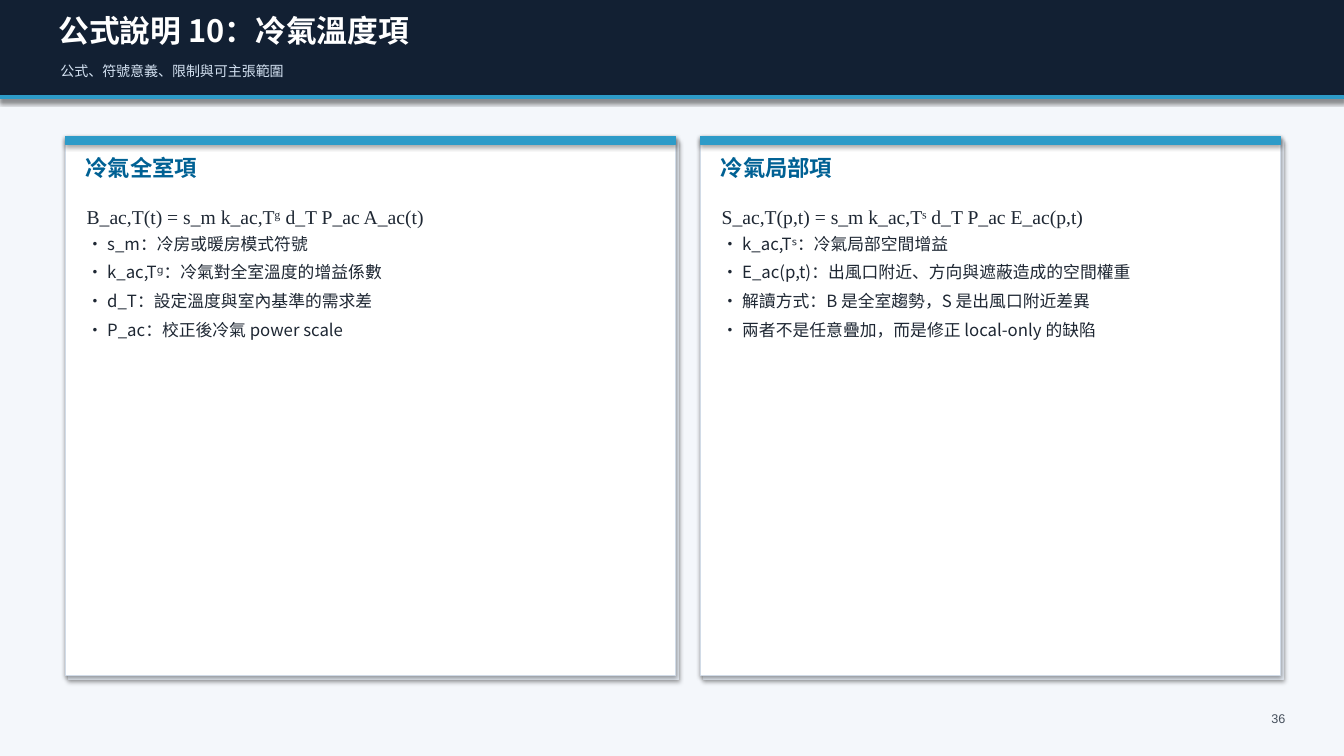
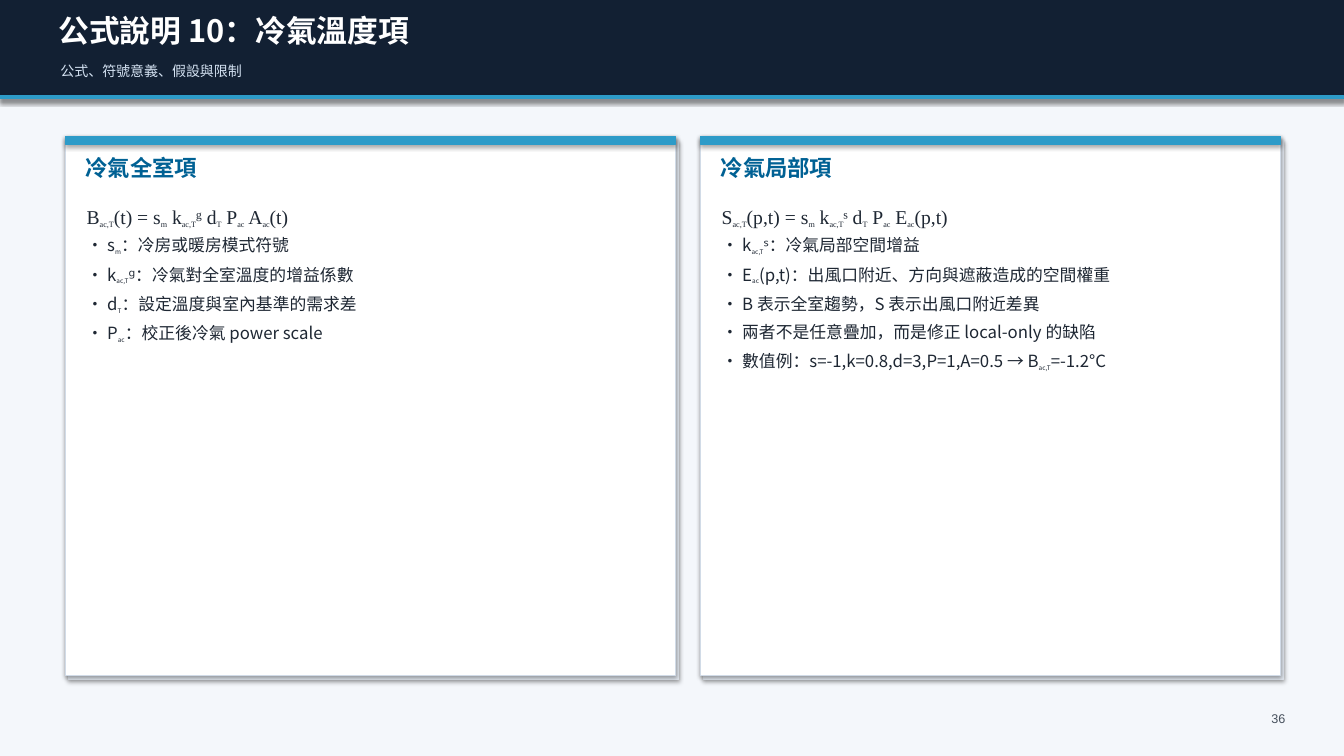
Before and after one commit to Yunitrish006006/A-Spatial-Digital-Twin-Prototype-for-Indoor-Spaces-with-Environmental-Factors, a slide deck: slide 36 of docs/papers/thesis/thesis_presentation_zh_30min.pptx. Drawn at 1344x756 pixels with LibreOffice and Linux fonts; fonts in the diff are those of the drawing. Boxes give left, top, right and bottom in pixels: in the first picture for what was removed or moved away, otherwise in the second. Text is boxed around its words. In the diff, an @@ line names an element or a change of style, - is before the commit and + after.

```diff
--- a/docs/papers/thesis/thesis_presentation_zh_30min.pptx
+++ b/docs/papers/thesis/thesis_presentation_zh_30min.pptx
@@ text at [60,64,241,77]: text changed @@
-公式、符號意義、限制與可主張範圍
+公式、符號意義、假設與限制
@@ text at [100,210,357,343]: text changed @@
-B_ac,T(t) = s_m k_ac,Tᵍ d_T P_ac A_ac(t)
-• s_m：冷房或暖房模式符號
-• k_ac,Tᵍ：冷氣對全室溫度的增益係數
-• d_T：設定溫度與室內基準的需求差
-• P_ac：校正後冷氣 power scale
+Bac,T(t) = sm kac,Tᵍ dT Pac Aac(t)
+• sm：冷房或暖房模式符號
+• kac,Tᵍ：冷氣對全室溫度的增益係數
+• dT：設定溫度與室內基準的需求差
+• Pac：校正後冷氣 power scale
@@ text at [733,210,1110,312]: text changed @@
-S_ac,T(p,t) = s_m k_ac,Tˢ d_T P_ac E_ac(p,t)
-• k_ac,Tˢ：冷氣局部空間增益
-• E_ac(p,t)：出風口附近、方向與遮蔽造成的空間權重
-• 解讀方式：B 是全室趨勢，S 是出風口附近差異
+Sac,T(p,t) = sm kac,Tˢ dT Pac Eac(p,t)
+• kac,Tˢ：冷氣局部空間增益
+• Eac(p,t)：出風口附近、方向與遮蔽造成的空間權重
+• B 表示全室趨勢，S 表示出風口附近差異
@@ text at [742,353,1106,370]: paragraph added @@
+• 數值例：s=-1,k=0.8,d=3,P=1,A=0.5 → Bac,T=-1.2°C
```
Also in this commit, not shown: 32 other slides changed, 20 other files.
